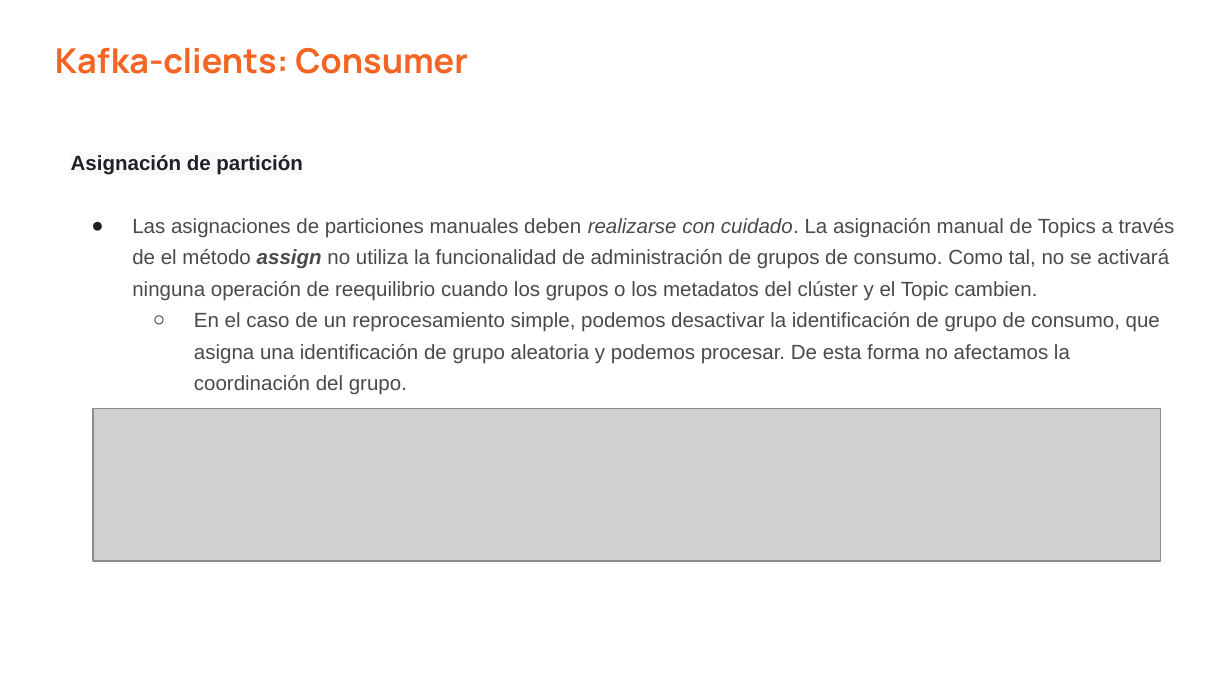
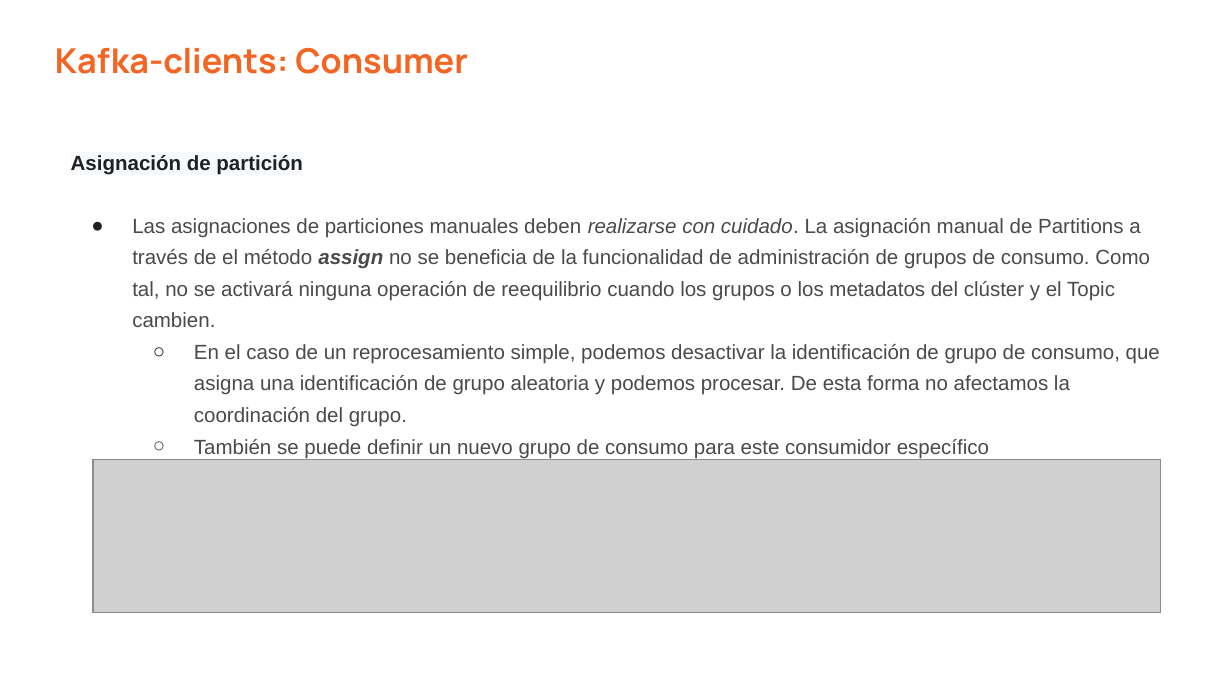
Before and after one commit to vass-engineering/101-kafka, a slide deck: slide 28 of docs/KafkaClients-Producer-Consumer.pptx. Drawn at 1232x693 pixels with LibreOffice and Linux fonts; fonts in the diff are those of the drawing; grey boxes stand for pictures. Boxes give left, top, right and bottom in pixels: in the first picture for what was removed or moved away, otherwise in the second. Text is boxed around its words. In the diff, an @@ line names an element or a change of style, - is before the commit and + after.

```diff
--- a/docs/KafkaClients-Producer-Consumer.pptx
+++ b/docs/KafkaClients-Producer-Consumer.pptx
@@ text at (132, 218, 1150, 327): text changed @@
-● Las asignaciones de particiones manuales deben realizarse con cuidado. La asignación manual de Topics a través de el método assign no utiliza la funcionalidad de administración de grupos de consumo. Como tal, no se activará ninguna operación de reequilibrio cuando los grupos o los metadatos del clúster y el Topic cambien.
+● Las asignaciones de particiones manuales deben realizarse con cuidado. La asignación manual de Partitions a través de el método assign no se beneficia de la funcionalidad de administración de grupos de consumo. Como tal, no se activará ninguna operación de reequilibrio cuando los grupos o los metadatos del clúster y el Topic cambien.
@@ text at (194, 439, 989, 458): paragraph added @@
+  ○ También se puede definir un nuevo grupo de consumo para este consumidor específico
@@ picture: place and size @@
-picture at (92, 409, 1161, 562)
+picture at (92, 460, 1161, 612)
```
Also in this commit, not shown: 9 other slides changed.
